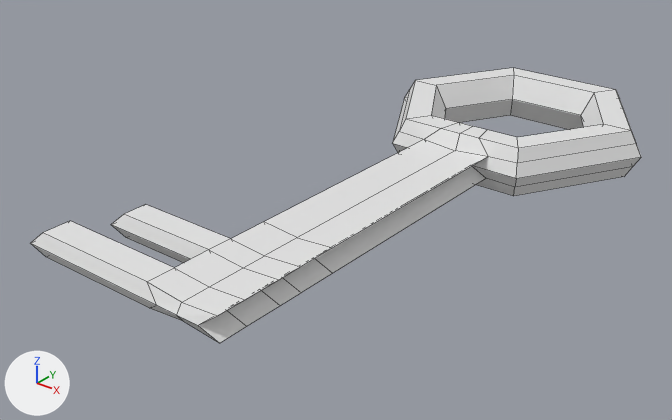
What one commit did to the Blender file obj_key_rileySteptoe_v01.blend.
Before and after are seen from a 50 mm lens placed at (3.86, -7.5, 3.11), pointed at (-0.48, -2.08, -0.24). The axes (+X, +Y, +Z) are drawn at lower left. The lights are the same throughout. The first picture is the older version. Mesh edges are drawn as thin lines.
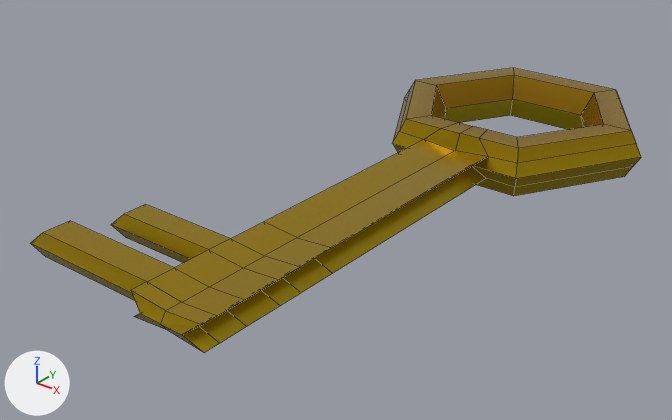
Changed parts and their boxes [x1, y1, x2, y2] in the pictures (672 x 420 px):
```json
{"object": "Torus", "change": "reshaped", "before": [30, 68, 641, 343], "after": [30, 68, 641, 352]}
{"part": 1, "of": "me_torus", "change": "built on", "before": [147, 282, 218, 342], "after": [131, 282, 219, 352]}
{"part": 2, "of": "me_torus", "change": "recoloured", "before": [30, 68, 641, 343], "after": [30, 68, 641, 343], "on screen": "white to yellow"}
```

Scene script edits in JSON lines:
```json
{"op": "add", "block": "img_color_palette_png", "code": ["img_color_palette_png = load_image('Color_palette.png', 'Color_palette.png', 512, 512, 'sRGB')"]}
{"op": "add", "block": "mat_material_001", "code": ["mat_material_001 = principled_material('Material.001')", "mat_material_001.texture = img_color_palette_png", "mat_material_001.metallic = 0.7", "mat_material_001.roughness = 0.25"]}
{"block": "me_torus", "where": "# used by ob_torus; location = (0.0, 0.0, 0.0)"}
{"op": "remove", "block": "me_torus", "code": "me_torus.from_pydata(...)  # 124 vertices, 124 faces; spans x -1.52..1.25, y -4.26..1.08, z -0.22..0.22"}
{"op": "add", "block": "me_torus", "code": "me_torus.from_pydata(...)  # 132 vertices, 132 faces; spans x -1.52..1.25, y -4.39..1.08, z -0.22..0.22"}
{"block": "me_torus", "change": "me_torus part 1"}
{"block": "me_torus", "change": "1 vertex is removed from x 0.0, y -4.26, z 0.0"}
{"block": "me_torus", "change": "4 faces are deleted"}
{"block": "me_torus", "change": "1 vertex is added at (0.0, -4.39, 0.0)"}
{"block": "me_torus", "change": "8 new vertices lie (0.0, -0.13, 0.0) away from vertices in x -0.32..0.32, y -4.26..-4.21, z -0.1..0.1"}
{"block": "me_torus", "change": "12 new faces join them"}
{"block": "me_torus", "change": "me_torus part 2: 120 faces spanning x -1.52..1.25, y -4.26..1.08, z -0.22..0.22 switch from no material to mat_material_001 (picture img_color_palette_png)"}
```
